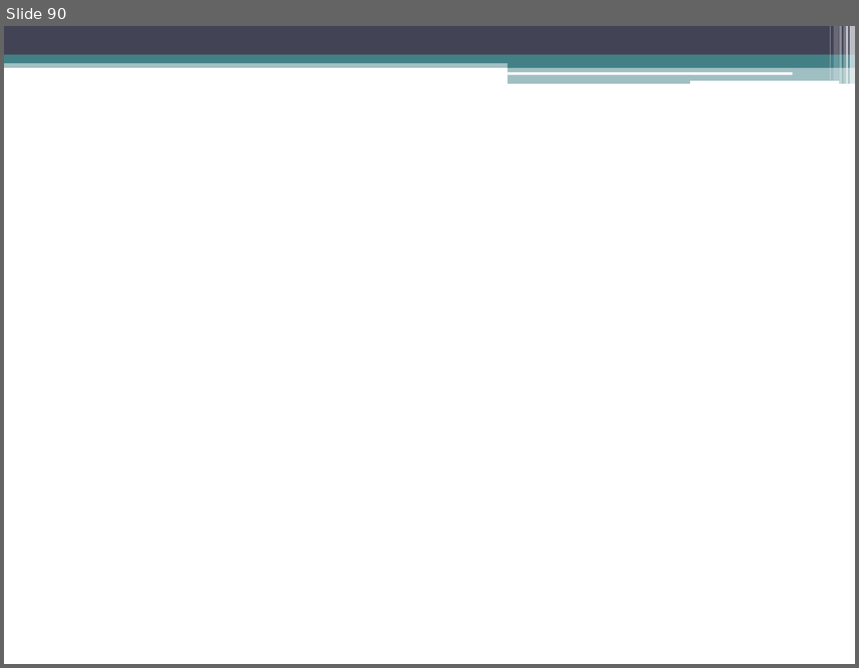
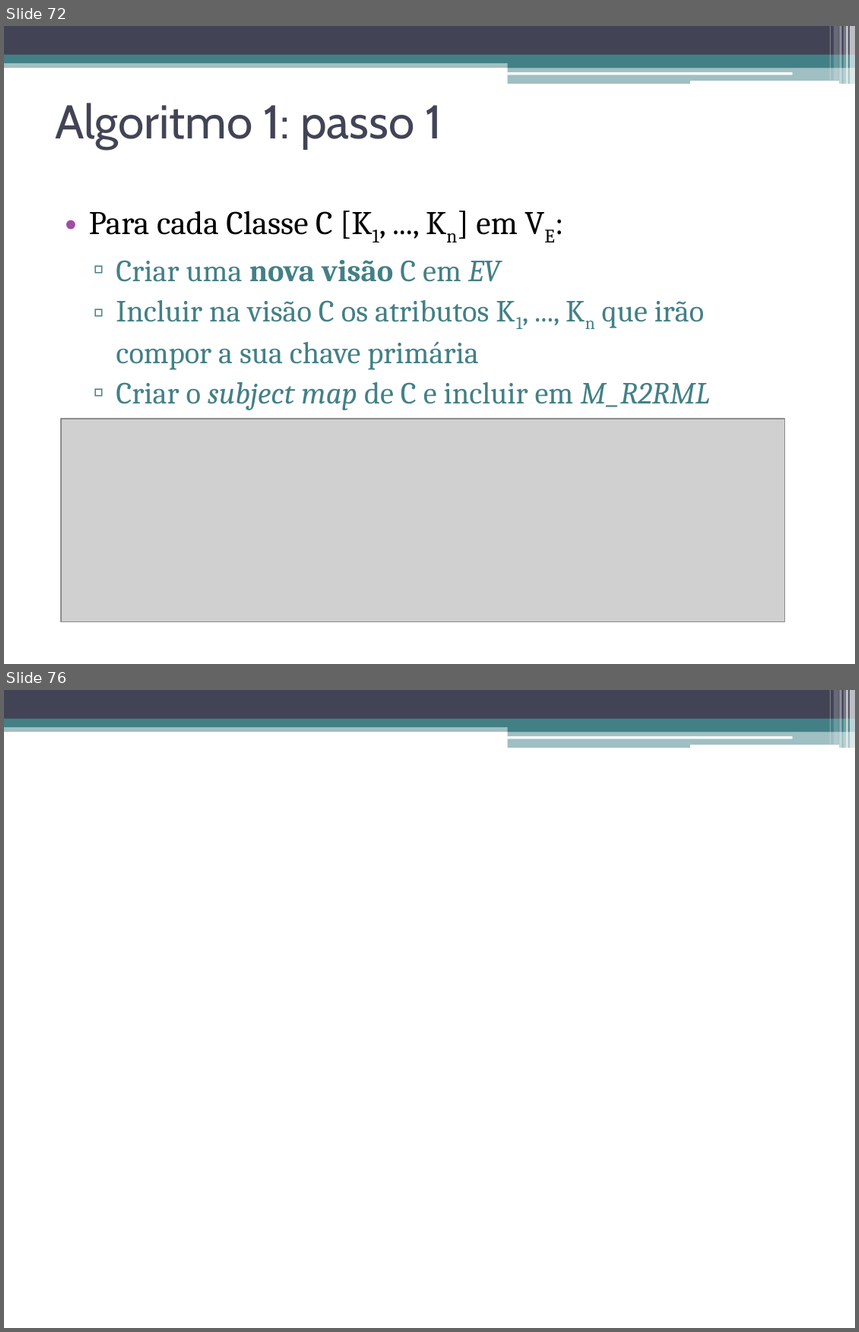
Before and after one commit to luiseufrasio/mestrado-ufc-eufrasio, a slide deck: dissertação/dissertacao_eufrasio-slides.pptx. Shown one above the other, each under a label of ours: slide 90 before the commit, slides 72 and 76 after it; the slides between them are not shown. The pictures are 859x668 and 859x1332 pixels, drawn with LibreOffice and Linux fonts; fonts in the diff are those of the drawing; grey boxes stand for pictures. Boxes give left, top, right and bottom in pixels: in the first picture for what was removed or moved away, otherwise in the second. Text is boxed around its words. In the diff, an @@ line names an element or a change of style, - is before the commit and + after.

```diff
--- a/dissertação/dissertacao_eufrasio-slides.pptx
+++ b/dissertação/dissertacao_eufrasio-slides.pptx
@@ slide 72 added at bbox=[4, 26, 855, 664], background #FFFFFF; not listed: 13 template elements that a slide beside it also shows @@
@@ title added at bbox=[55, 103, 442, 150], 40 pt, text #424456 @@
+Algoritmo 1: passo 1
@@ text added at bbox=[89, 211, 710, 411], 26 pt, text #438086 @@
+• Para cada Classe C [K1, ..., Kn] em VE:
+  ▫ Criar uma nova visão C em EV
+  ▫ Incluir na visão C os atributos K1, ..., Kn que irão compor a sua chave primária
+  ▫ Criar o subject map de C e incluir em M_R2RML
@@ picture added at bbox=[61, 419, 785, 623] @@
@@ what was slide 90 is now slide 76 @@
```
Also in this commit, not shown: 9 other slides added, 24 slides removed, 2 other files.
